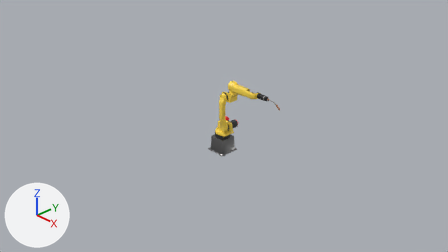
What one commit did to the Blender file robots/robot_welding.blend.
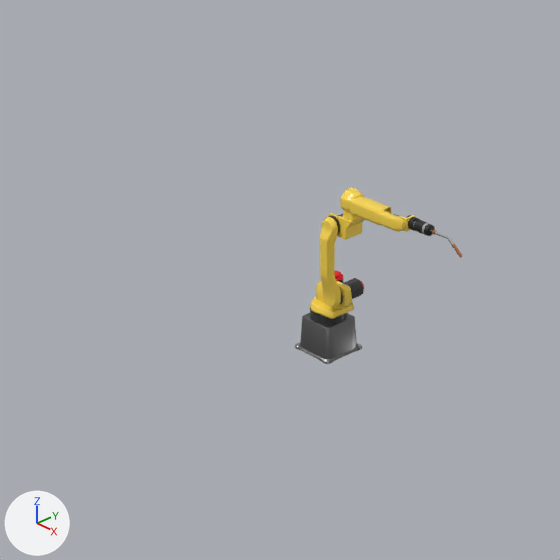
Old and new are each drawn from the file's camera 'Camera' and again close up on the part from 18% to 72% of the width and 0% to 95% of the height. The lights are fixed; the arrows at lower left show +X, +Y and +Z.

Objects in the first close-up: 'BaseB', 'Circle.001', 'Cylinder.007', 'J1', 'J3'.
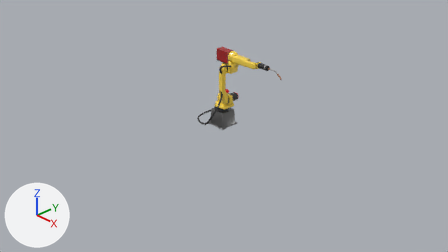
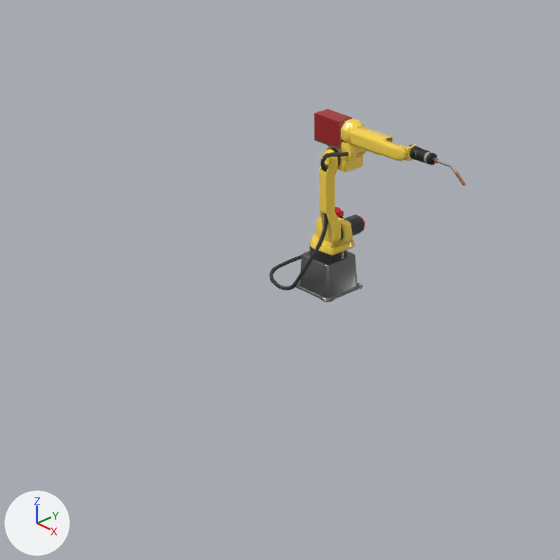
Location of each change, (x1, y1, x2, y2) in pixels of the close-ups (560 x 560 px):
'BaseB', moved: before (295, 313, 362, 364); after (295, 251, 363, 302)
'Circle.001', moved: before (320, 217, 341, 307); after (319, 149, 341, 244)
'Cylinder.007', moved: before (350, 196, 405, 232); after (351, 127, 407, 161)
'Cube.002', added (red): after (314, 109, 353, 148)
'Cylinder.004', moved: before (340, 188, 365, 221); after (341, 119, 365, 161)
'Cylinder.099', moved: before (310, 297, 354, 319); after (309, 234, 355, 256)
'Cube', moved: before (316, 280, 353, 310); after (316, 217, 353, 247)
'Cube.003', moved: before (327, 213, 365, 240); after (327, 146, 367, 172)
'Burner', moved: before (412, 219, 462, 258); after (414, 149, 466, 186)
'BezierCurve.003', added (black): after (269, 213, 328, 290)
'J1', moved: before (310, 309, 347, 325); after (310, 247, 347, 262)
'Cylinder.003', moved: before (343, 278, 364, 299); after (344, 214, 365, 236)
'BezierCurve.001', added: after (320, 152, 349, 172)
'Cylinder.008', moved: before (399, 215, 415, 232); after (401, 145, 417, 161)
'Cylinder.002', moved: before (334, 271, 343, 283); after (335, 207, 344, 219)
'Cylinder.098', moved: before (408, 217, 420, 231); after (410, 146, 422, 160)
'J3', moved: before (328, 216, 341, 234); after (327, 148, 341, 166)
'Cube.004', added: after (314, 139, 341, 149)

Patch to the scene script:
```diff
--- a/robots/robot_welding.blend.py
+++ b/robots/robot_welding.blend.py
@@ ob_j2 @@
 ob_j2 = bpy.data.objects.new('J2', me_cylinder_001)
-ob_j2.location = (0.154, -0.098, 0.0)
+ob_j2.location = (0.154, -0.098, 0.537)
 ob_j2.scale = (2.18, 0.303, 2.18)
@@ ob_j3 @@
 ob_j3 = bpy.data.objects.new('J3', me_cylinder_006)
-ob_j3.location = (0.154, -0.12, 0.597)
+ob_j3.location = (0.154, -0.12, 1.134)
 ob_j3.scale = (1.0, 1.06, 1.0)
@@ ob_j5 @@
 ob_j5 = bpy.data.objects.new('J5', me_cylinder_014)
-ob_j5.location = (0.797, -0.062, 0.803)
+ob_j5.location = (0.797, -0.062, 1.339)
 ob_j5.rotation_euler = (-0.000835, -0.000129, 0.00111)  # degrees (0, 0, 0.1)
@@ ob_j4 @@
 ob_j4 = bpy.data.objects.new('J4', me_cylinder_015)
-ob_j4.location = (0.339, -0.027, 0.803)
+ob_j4.location = (0.339, -0.027, 1.339)
 ob_j4.rotation_euler = (0.0, 0.0, 1.571)  # degrees (0, 0, 90)
@@ ob_j1 @@
 ob_j1 = bpy.data.objects.new('J1', me_cylinder_017)
-ob_j1.location = (0.003, -0.023, -0.231)
+ob_j1.location = (0.003, -0.023, 0.306)
 ob_j1.scale = (1.0, 1.0, 1.52)
@@ ob_baseb @@
 ob_baseb = bpy.data.objects.new('BaseB', me_cube_001)
-ob_baseb.location = (0.003, -0.023, -0.397)
+ob_baseb.location = (0.003, -0.023, 0.139)
@@ ob_j6 @@
 ob_j6 = bpy.data.objects.new('J6', me_cylinder_023)
-ob_j6.location = (0.892, 0.0, 0.802)
+ob_j6.location = (0.892, 0.0, 1.339)
 ob_j6.rotation_euler = (0.0, 0.0, 1.571)  # degrees (0, 0, 90)
@@ ob_cylinder_009 @@
 ob_cylinder_009 = bpy.data.objects.new('Cylinder.009', me_cylinder_004)
-ob_cylinder_009.location = (0.587, 0.0, 0.802)
+ob_cylinder_009.location = (0.587, 0.0, 1.339)
 ob_cylinder_009.rotation_euler = (-3.142, -1.571, 0.0)  # degrees (-180, -90, 0)
@@ ob_beziercurve_003 @@
+ob_beziercurve_003 = bpy.data.objects.new('BezierCurve.003', me_beziercurve_003)  # 876 vertices, 864 faces; spans x -0.698..0.018, y -1.138..-0.339, z -0.53..0.179; in mat_hose (black #3b3b3b)
+ob_beziercurve_003.location = (0.155, -0.187, 1.134)
+ob_beziercurve_003.rotation_euler = (1.571, 0.0, 0.0)  # degrees (90, 0, 0)
@@ ob_beziercurve_001 @@
+ob_beziercurve_001 = bpy.data.objects.new('BezierCurve.001', me_beziercurve)  # 444 vertices, 432 faces; spans x 0.014..0.185, y -0.357..-0.12, z 0.081..0.22; in mat_hose (black #3b3b3b)
+ob_beziercurve_001.location = (0.125, -0.027, 1.339)
+ob_beziercurve_001.rotation_euler = (1.571, 0.0, 0.0)  # degrees (90, 0, 0)
@@ ob_cube_004 @@
+ob_cube_004 = bpy.data.objects.new('Cube.004', me_cube_004)  # a box spanning x -0.034..0.23, y -0.131..0.078, z 0.686..0.698; in mat_material_002 (grey #7f7f7f); modifiers BEVEL
+ob_cube_004.parent = ob_j3
+ob_cube_004.location = (0.0, 0.0, 0.0)
@@ ob_cube_002 @@
+ob_cube_002 = bpy.data.objects.new('Cube.002', me_cube)  # 22 vertices, 20 faces; spans x -0.034..0.224, y -0.13..0.076, z 0.698..0.897; in mat_material_004 (red #a42022), mat_material_005 (black #363636); modifiers BEVEL
+ob_cube_002.parent = ob_j3
+ob_cube_002.location = (0.0, 0.0, 0.0)
```
